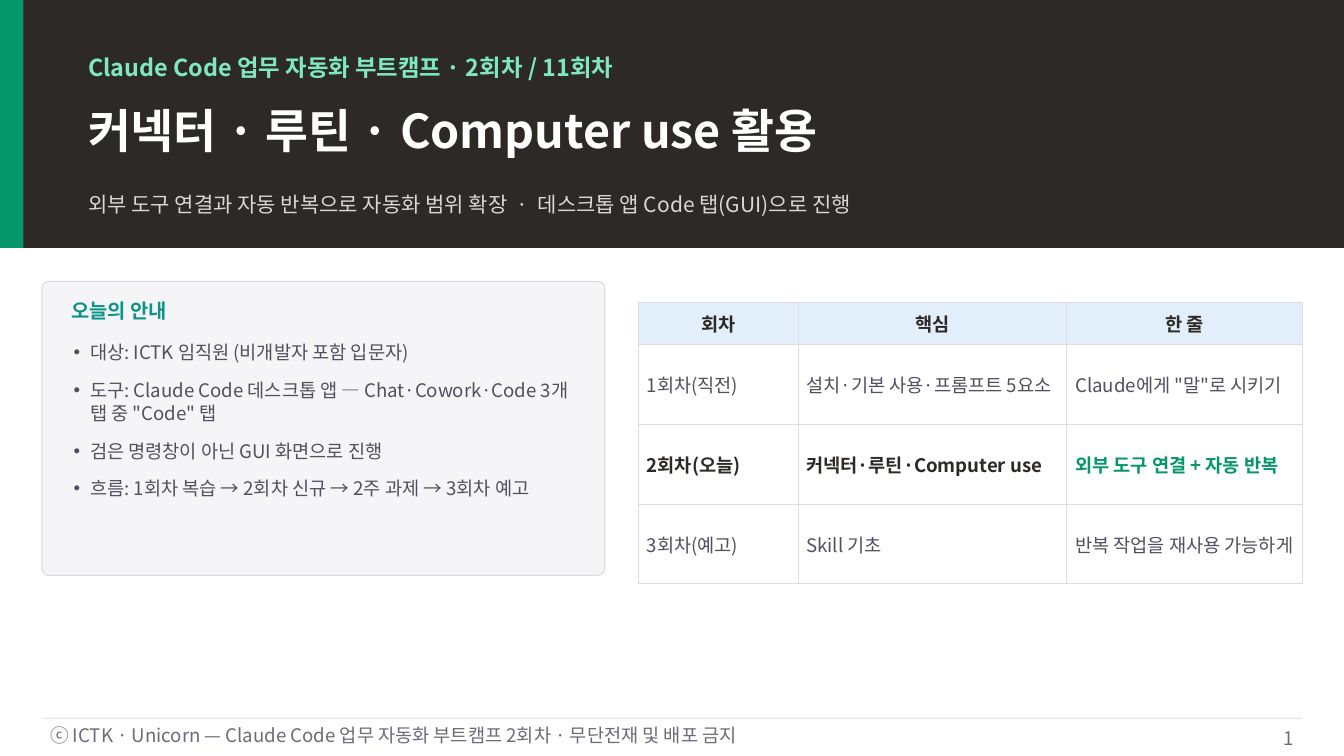
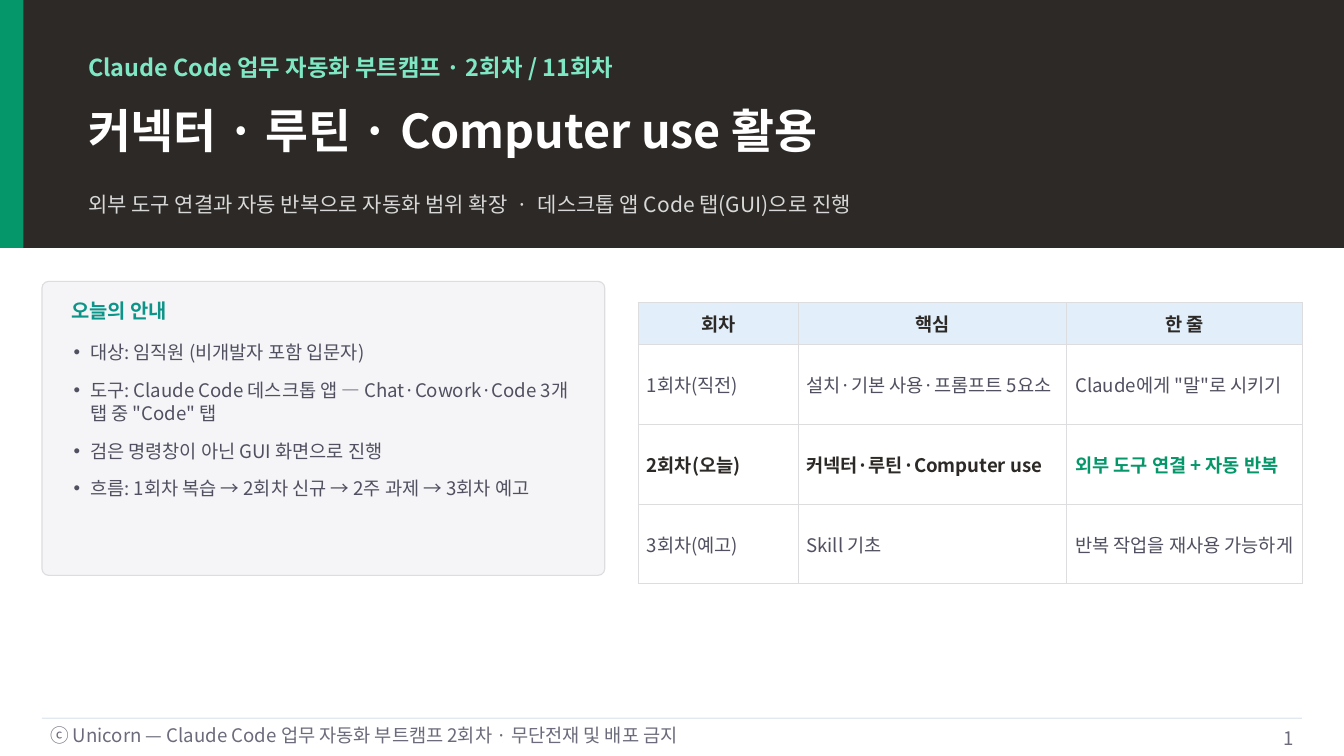
Before and after one commit to unicorn-campus/ai-automation, a slide deck: slide 1 of decks/02-connectors-routines/2회차-커넥터-루틴-ComputerUse.pptx. Drawn at 1344x756 pixels with LibreOffice and Linux fonts; fonts in the diff are those of the drawing. Boxes give left, top, right and bottom in pixels: in the first picture for what was removed or moved away, otherwise in the second. Text is boxed around its words. In the diff, an @@ line names an element or a change of style, - is before the commit and + after.

```diff
--- a/decks/02-connectors-routines/2회차-커넥터-루틴-ComputerUse.pptx
+++ b/decks/02-connectors-routines/2회차-커넥터-루틴-ComputerUse.pptx
@@ text at box(90, 343, 365, 363): text changed @@
-• 대상: ICTK 임직원 (비개발자 포함 입문자)
+• 대상: 임직원 (비개발자 포함 입문자)
@@ text at box(50, 726, 677, 744): text changed @@
-ⓒ ICTK · Unicorn — Claude Code 업무 자동화 부트캠프 2회차 · 무단전재 및 배포 금지
+ⓒ Unicorn — Claude Code 업무 자동화 부트캠프 2회차 · 무단전재 및 배포 금지
```
Also in this commit, not shown: 10 other slides changed, 13 other files.
